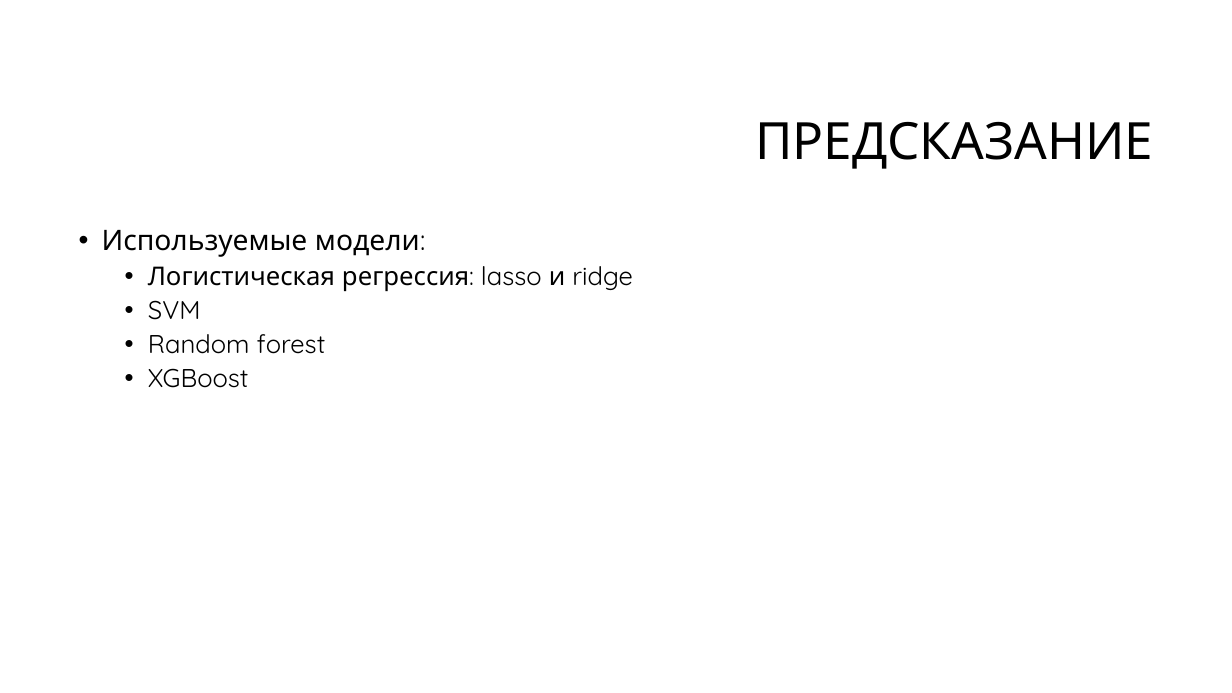
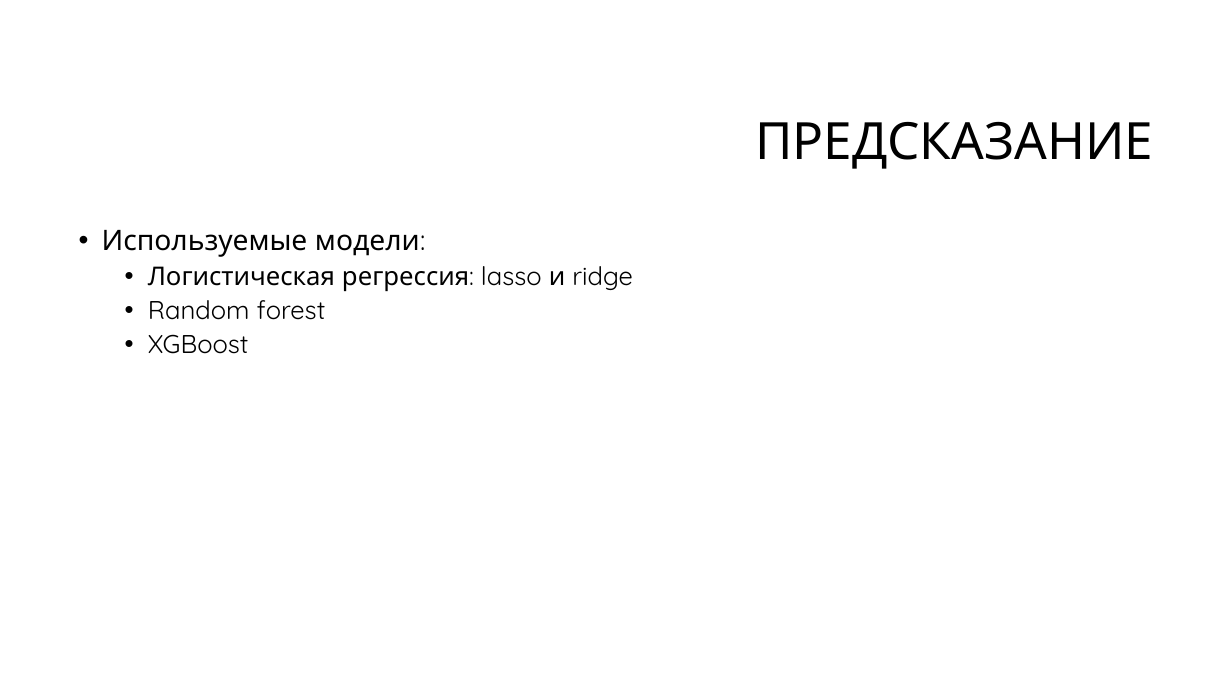
Before and after one commit to krabchuk/technosphere_bigdata_project, a slide deck: slide 8 of Предсказание цены автомобиля.pptx. Drawn at 1232x693 pixels with LibreOffice and Linux fonts; fonts in the diff are those of the drawing; background and template pictures are left out. Boxes give left, top, right and bottom in pixels: in the first picture for what was removed or moved away, otherwise in the second. Text is boxed around its words. In the diff, an @@ line names an element or a change of style, - is before the commit and + after.

```diff
--- a/Предсказание цены автомобиля.pptx
+++ b/Предсказание цены автомобиля.pptx
@@ text at [148, 300, 201, 320]: paragraph removed @@
-  • SVM
```
Also in this commit, not shown: 2 other slides changed, 1 slide removed.
